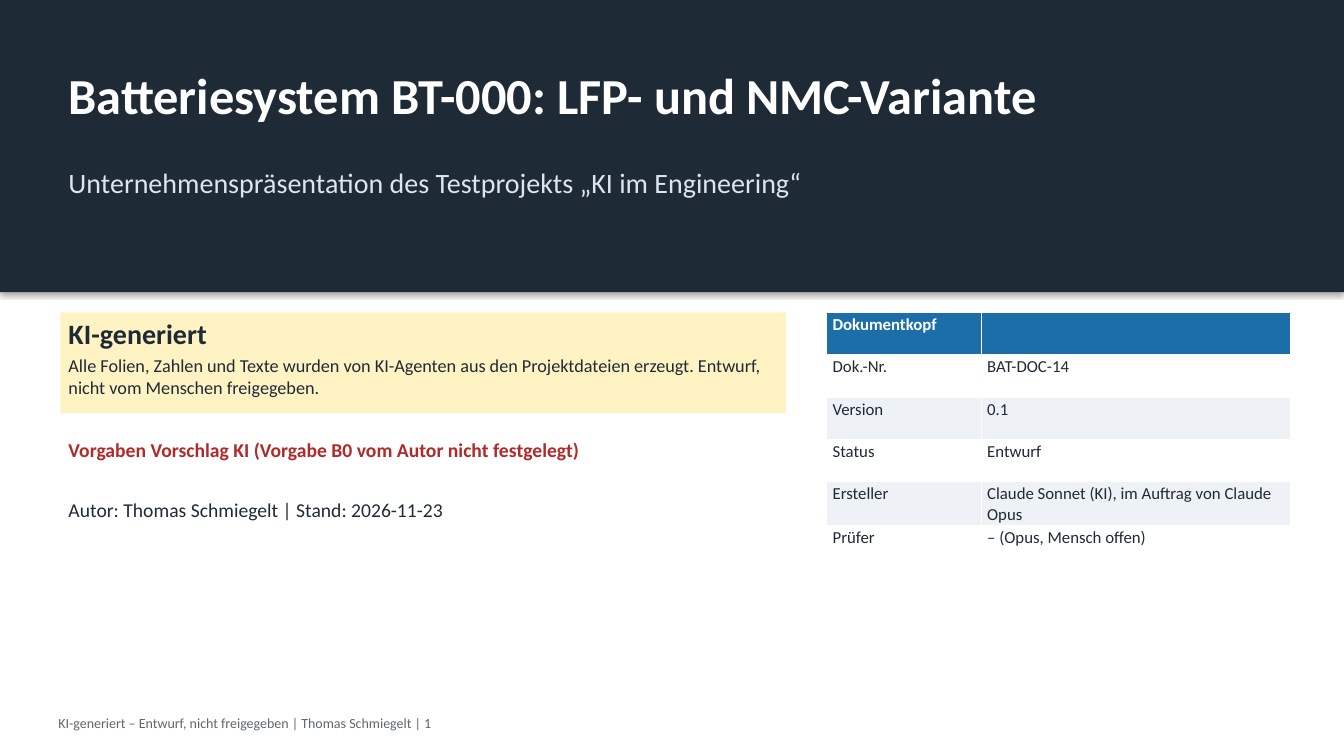
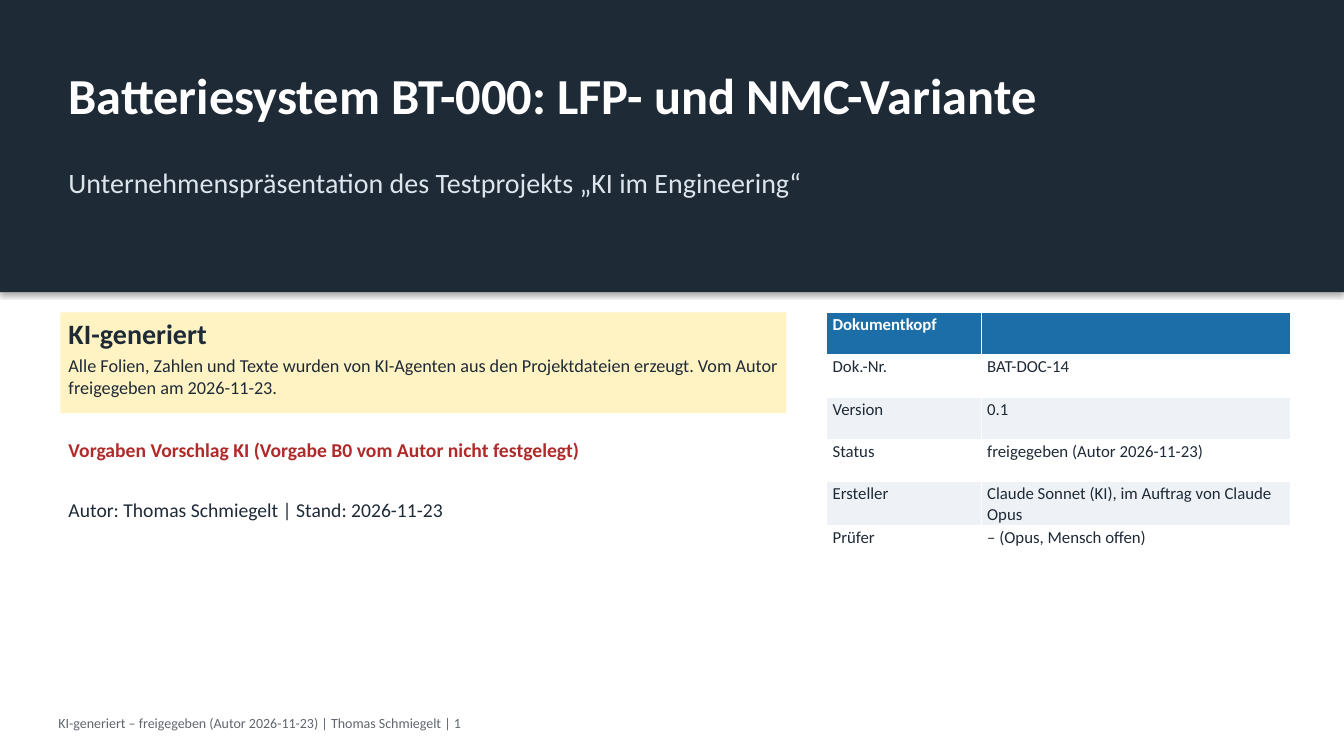
Before and after one commit to ThomasSchmiegelt/batterie-system, a slide deck: slide 1 of praesentation/unternehmenspraesentation.pptx. Drawn at 1344x756 pixels with LibreOffice and Linux fonts; fonts in the diff are those of the drawing. Boxes give left, top, right and bottom in pixels: in the first picture for what was removed or moved away, otherwise in the second. Text is boxed around its words. In the diff, an @@ line names an element or a change of style, - is before the commit and + after.

```diff
--- a/praesentation/unternehmenspraesentation.pptx
+++ b/praesentation/unternehmenspraesentation.pptx
@@ table at bbox=[827, 313, 1291, 567] @@
-row 4, column 2: Entwurf
+row 4, column 2: freigegeben (Autor 2026-11-23)
@@ text in rectangle at bbox=[68, 359, 778, 397]: text changed @@
-Alle Folien, Zahlen und Texte wurden von KI-Agenten aus den Projektdateien erzeugt. Entwurf, nicht vom Menschen freigegeben.
+Alle Folien, Zahlen und Texte wurden von KI-Agenten aus den Projektdateien erzeugt. Vom Autor freigegeben am 2026-11-23.
@@ text at bbox=[58, 718, 461, 731]: text changed @@
-KI-generiert – Entwurf, nicht freigegeben | Thomas Schmiegelt | 1
+KI-generiert – freigegeben (Autor 2026-11-23) | Thomas Schmiegelt | 1
```
Also in this commit, not shown: 17 other slides changed, 24 other files.
